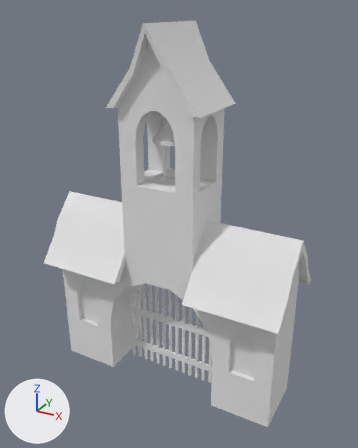
One commit to the Blender file Models/Boundery/Entrance.blend: the scene before it, then after it.
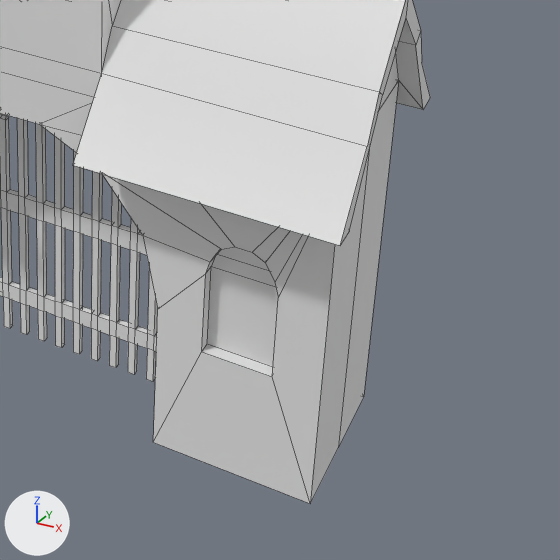
Old and new are each drawn whole from a 50 mm lens placed at (7.26, -12.79, 12.28), pointed at (0.25, -0.04, 5.91) and again close up on the part from 43% to 100% of the width and 55% to 100% of the height. The lights are fixed; the arrows at lower left show +X, +Y and +Z. The close-ups show mesh edges as thin lines.

Objects in the first close-up: 'Main_Gate'.
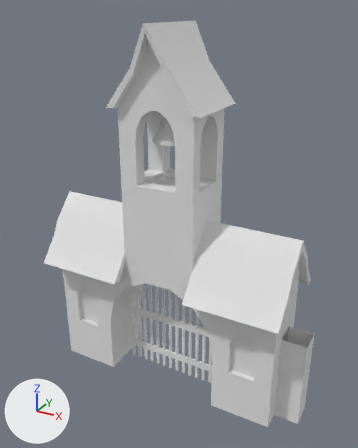
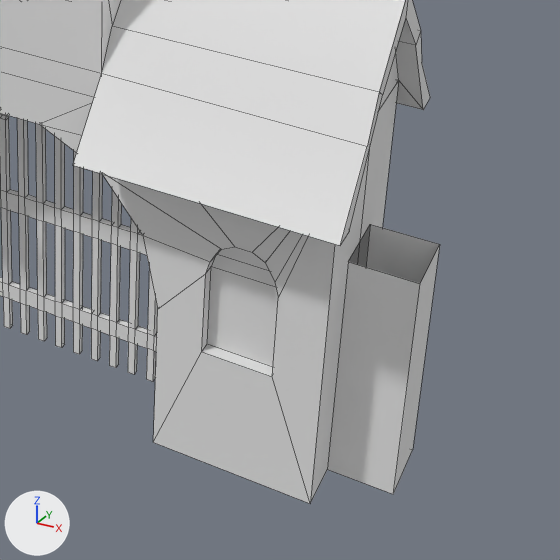
Where the change shows, as pixel boxes [x1, y1, x2, y2] in the close-ups (560 x 560 px):
'Main_Gate.001', added
    after: [327, 224, 440, 494]

The change, as a list of edits to the scene's bpy script:
```text
Add me_main_gate_001:
    me_main_gate_001.from_pydata([(4.0, -0.4, 3.0), (4.0, -0.4, 0.0), (4.0, 0.4, 3.0), (4.0, 0.4, 0.0), (4.8, -0.4, 0.0), (4.8, -0.4, 3.0), (4.8, 0.4, 3.0), (4.8, 0.4, 0.0)], [], [(0, 5, 4, 1), (4, 5, 6, 7), (2, 0, 1, 3), (7, 6, 2, 3)])
    me_main_gate_001.polygons.foreach_set('use_smooth', [True] * 4)
    me_main_gate_001.materials.append(mat_main_gatem)  # white #e7e7e7
Add ob_main_gate_001:
    ob_main_gate_001 = bpy.data.objects.new('Main_Gate.001', me_main_gate_001)
    ob_main_gate_001.location = (0.0, 0.0, 0.0)
```
